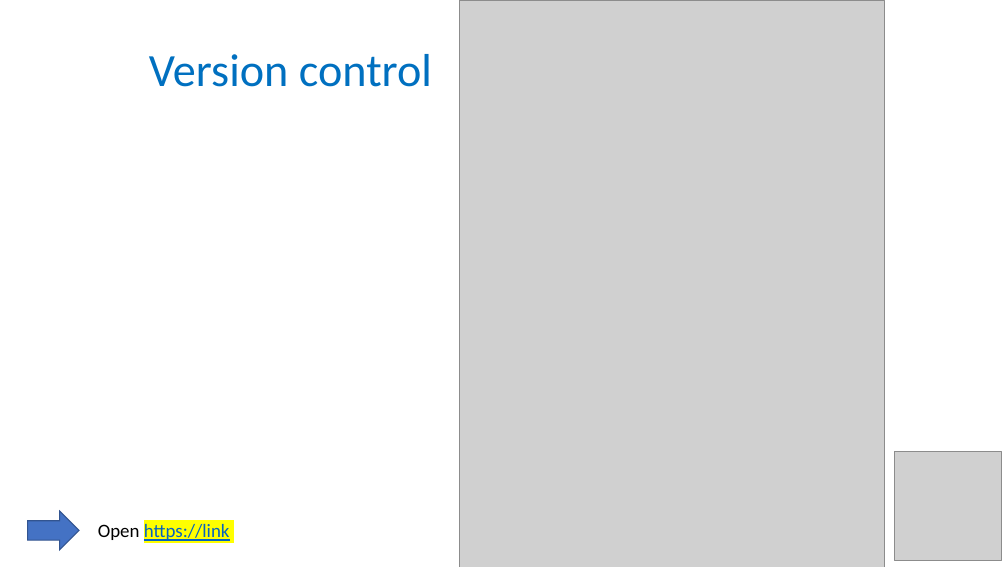
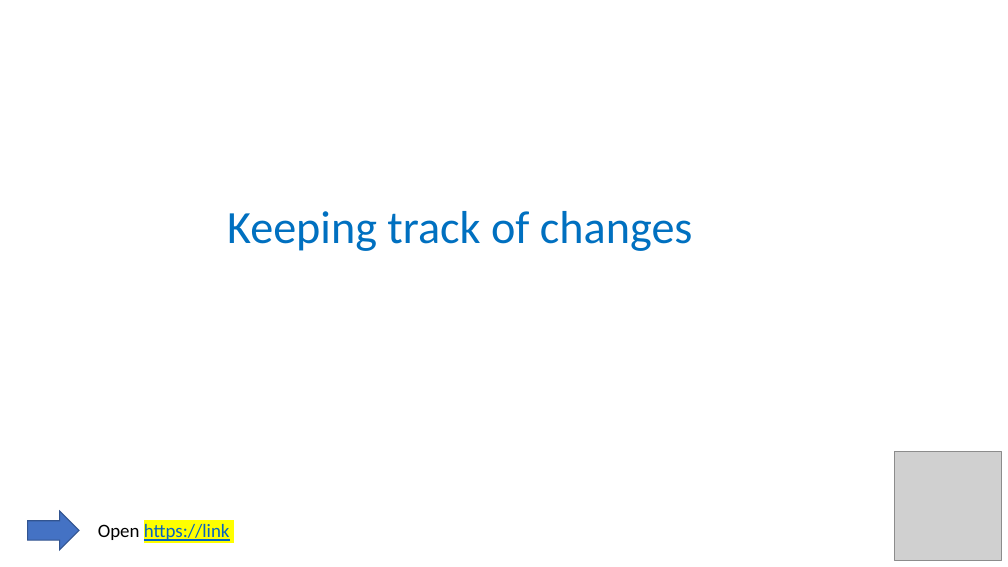
Before and after one commit to tobyhodges/solid-waddle, a slide deck: slide 1 of instructors/11-Version_Control_BT.pptx. Drawn at 1008x567 pixels with LibreOffice and Linux fonts; fonts in the diff are those of the drawing; grey boxes stand for pictures. Boxes give left, top, right and bottom in pixels: in the first picture for what was removed or moved away, otherwise in the second. Text is boxed around its words. In the diff, an @@ line names an element or a change of style, - is before the commit and + after.

```diff
--- a/instructors/11-Version_Control_BT.pptx
+++ b/instructors/11-Version_Control_BT.pptx
@@ picture removed at box(460, 0, 885, 567) @@
@@ text removed at box(149, 54, 432, 87) @@
-Version control
@@ text added at box(227, 211, 693, 251), 44 pt, text #0070C0 @@
+Keeping track of changes
```
Also in this commit, not shown: 4 other slides changed, 10 slides added, 4 other files.
